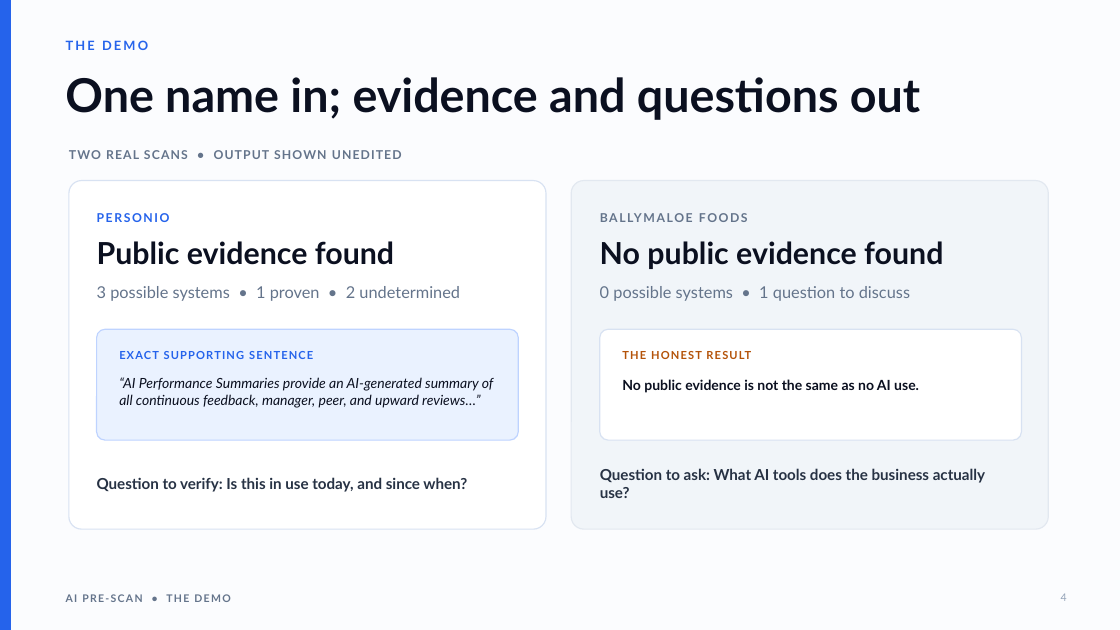
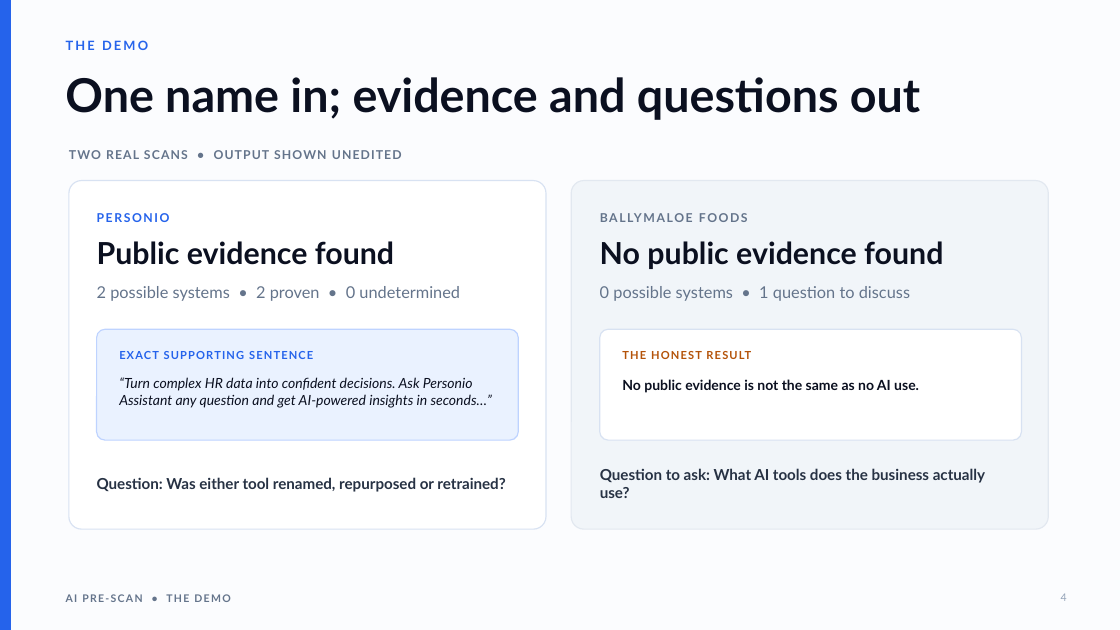
Before and after one commit to nyelugo/PROJECT-AI-Pre-Scan, a slide deck: slide 4 of docs/ai-pre-scan-presentation.pptx. Drawn at 1120x630 pixels with LibreOffice and Linux fonts; fonts in the diff are those of the drawing. Boxes give left, top, right and bottom in pixels: in the first picture for what was removed or moved away, otherwise in the second. Text is boxed around its words. In the diff, an @@ line names an element or a change of style, - is before the commit and + after.

```diff
--- a/docs/ai-pre-scan-presentation.pptx
+++ b/docs/ai-pre-scan-presentation.pptx
@@ text at <box>97,286,460,301</box>: text changed @@
-3 possible systems • 1 proven • 2 undetermined
+2 possible systems • 2 proven • 0 undetermined
@@ text at <box>119,377,492,408</box>: text changed @@
-“AI Performance Summaries provide an AI-generated summary of all continuous feedback, manager, peer, and upward reviews…”
+“Turn complex HR data into confident decisions. Ask Personio Assistant any question and get AI-powered insights in seconds…”
@@ text at <box>97,477,505,492</box>: text changed @@
-Question to verify: Is this in use today, and since when?
+Question: Was either tool renamed, repurposed or retrained?
```
Also in this commit, not shown: 3 other slides changed.
